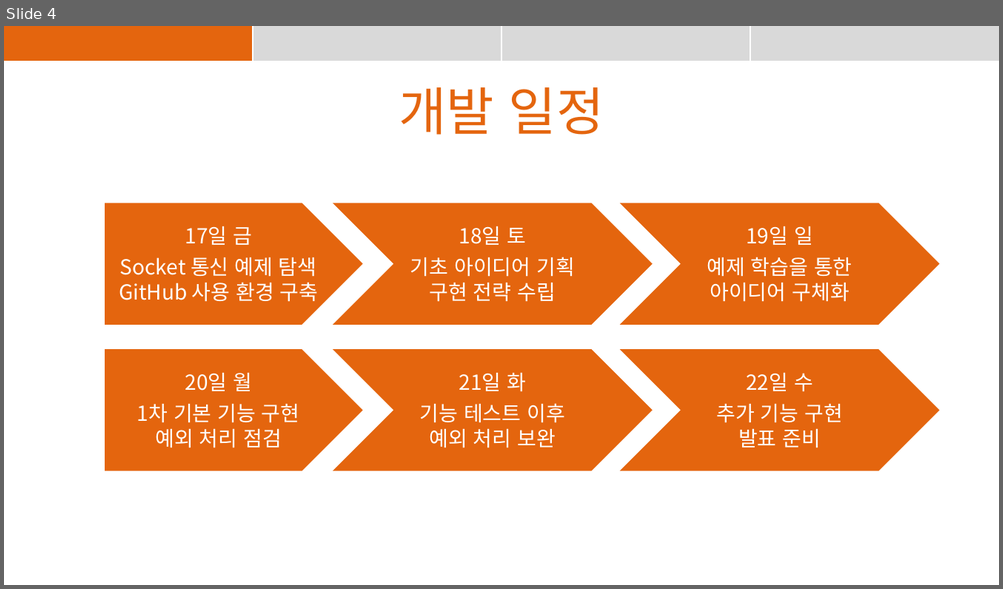
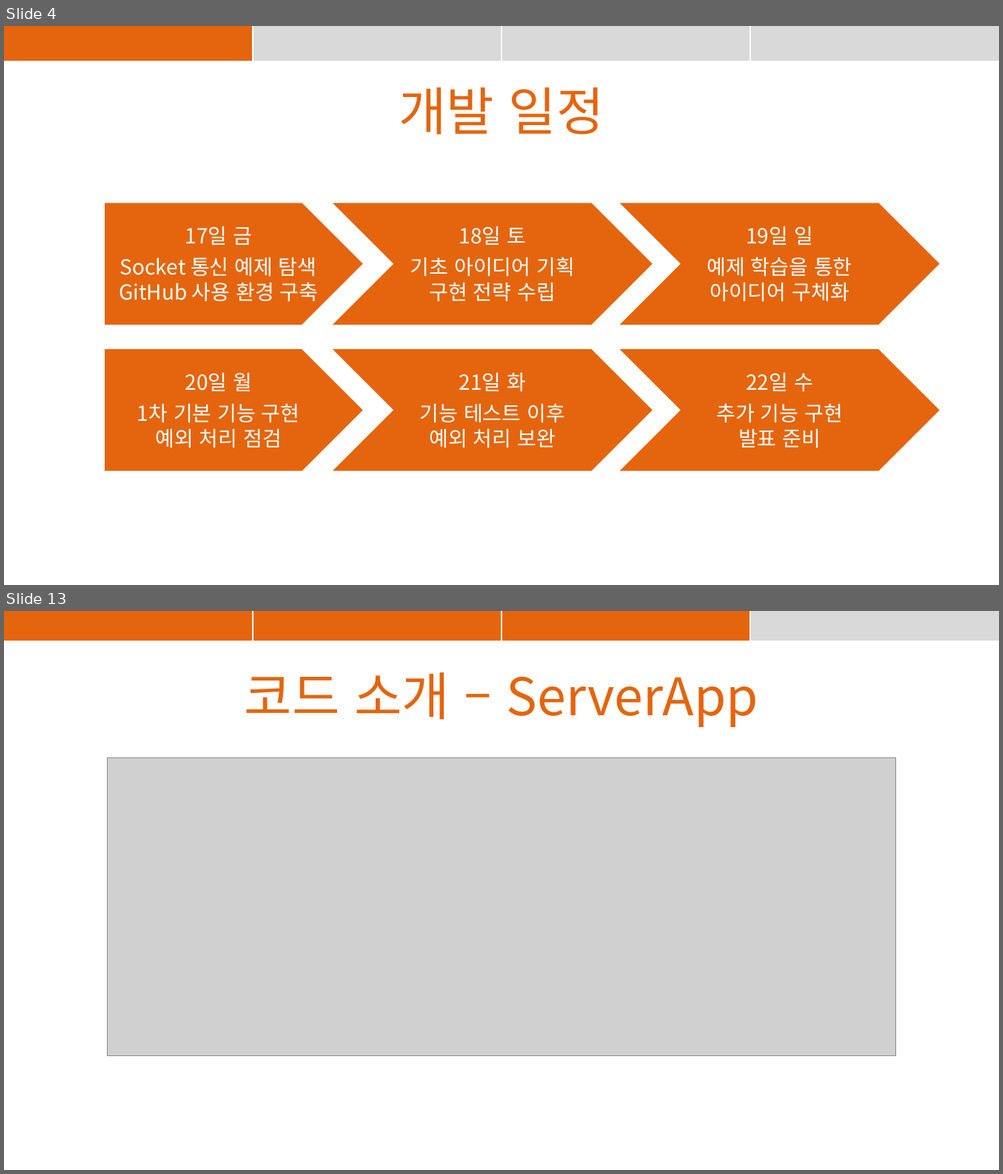
Before and after one commit to suyons/StrangeChat, a slide deck: StrangeChat_PPT.pptx. Shown one above the other, each under a label of ours: slide 4 before the commit, slides 4 and 13 after it; the slides between them are not shown. The pictures are 1003x589 and 1003x1174 pixels, drawn with LibreOffice and Linux fonts; fonts in the diff are those of the drawing; grey boxes stand for pictures. Boxes give left, top, right and bottom in pixels: in the first picture for what was removed or moved away, otherwise in the second. Text is boxed around its words. In the diff, an @@ line names an element or a change of style, - is before the commit and + after.

Commit message:
최종 코드에 주석 추가, 발표자료 준비

```diff
--- a/StrangeChat_PPT.pptx
+++ b/StrangeChat_PPT.pptx
@@ slide 13 added at (4,611,999,1170), background #FFFFFF @@
@@ table added at (4,611,998,641), 1 rows, 4 columns @@
+ |  |  | 
@@ text added at (244,672,758,727), 50 pt, text #E4650E @@
+코드 소개 – ServerApp
@@ picture added at (107,758,896,1056) @@
```
Also in this commit, not shown: 2 slides changed, 23 other slides added, 1 slide removed, 3 other files.
